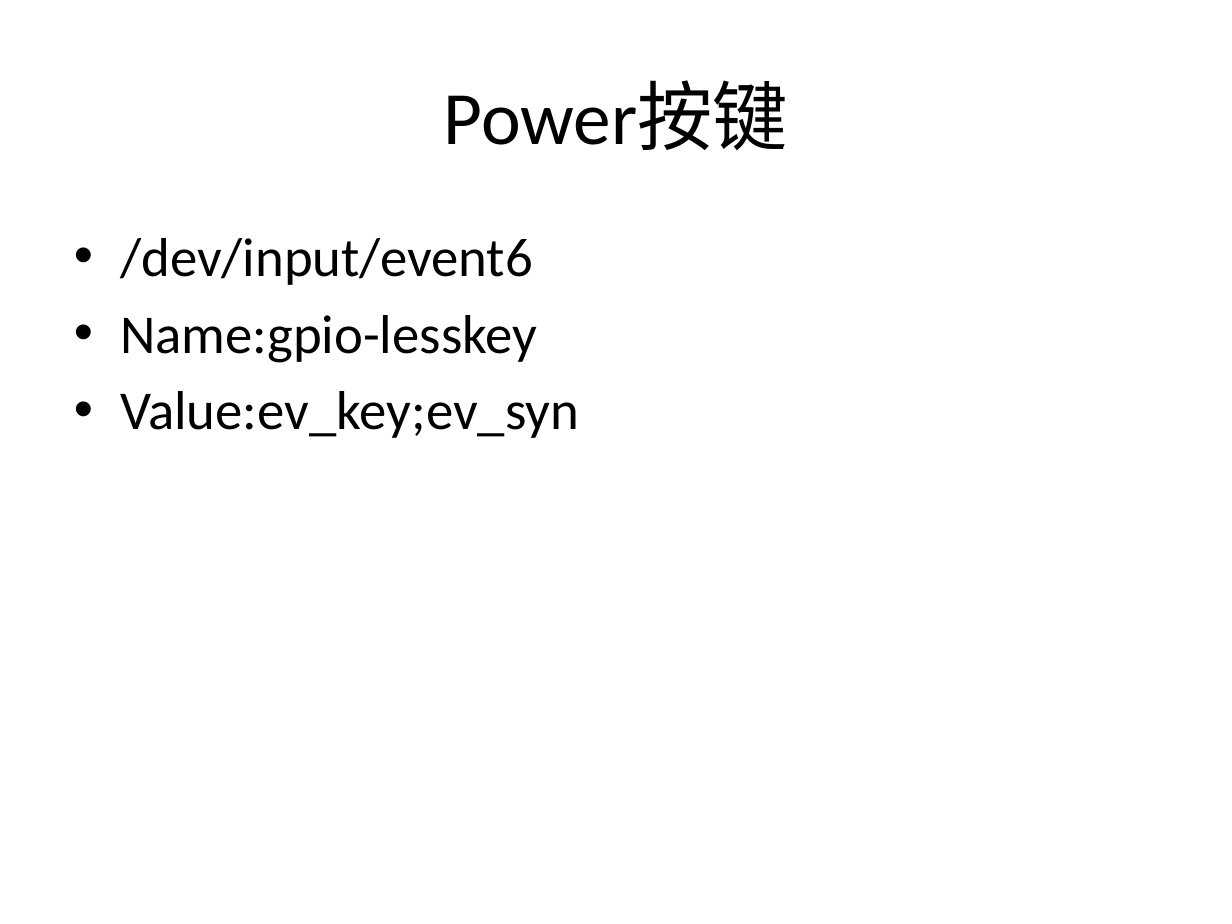
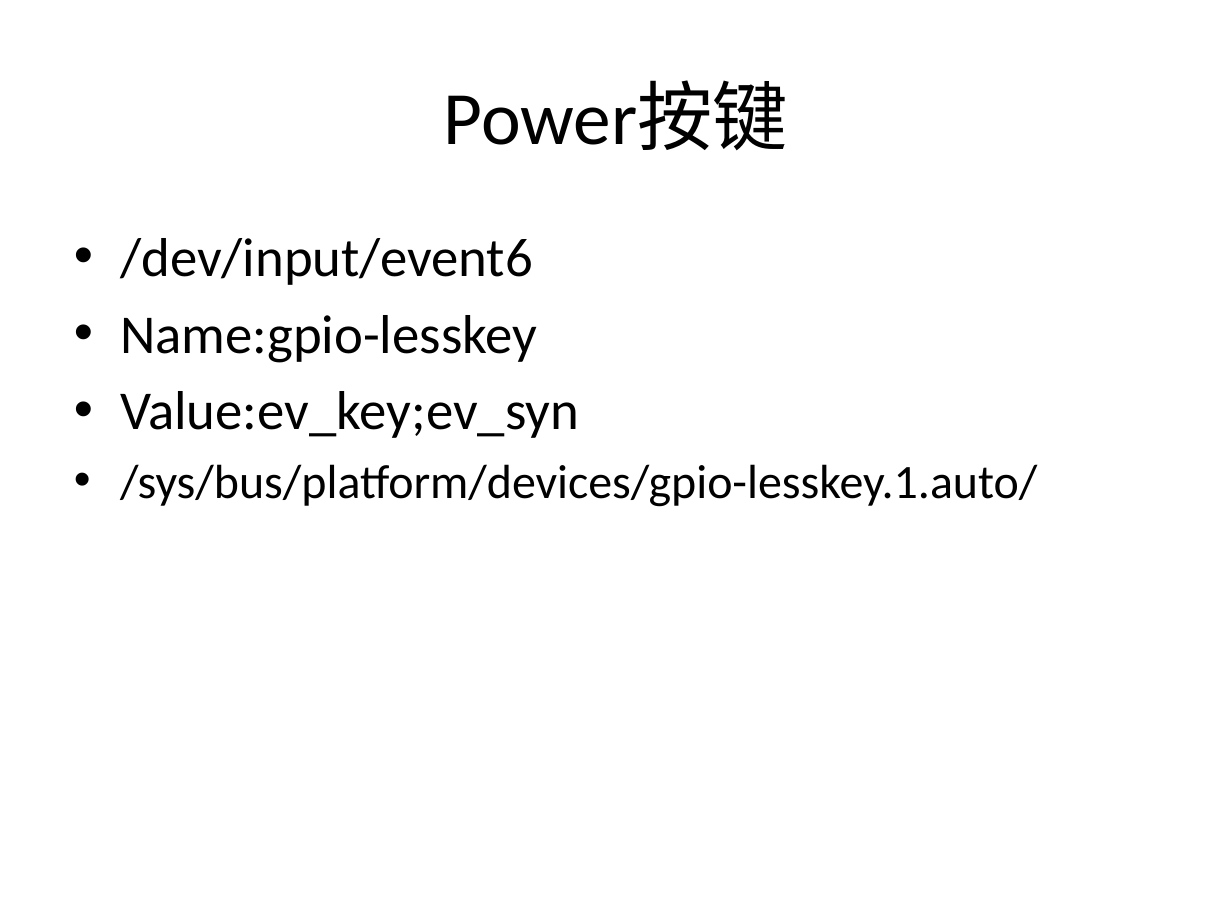
Before and after one commit to mazelinux/LENOVO, a slide deck: slide 3 of doc/Yeti_device_driver_list.pptx. Drawn at 1232x924 pixels with LibreOffice and Linux fonts; fonts in the diff are those of the drawing. Boxes give left, top, right and bottom in pixels: in the first picture for what was removed or moved away, otherwise in the second. Text is boxed around its words. In the diff, an @@ line names an element or a change of style, - is before the commit and + after.

```diff
--- a/doc/Yeti_device_driver_list.pptx
+++ b/doc/Yeti_device_driver_list.pptx
@@ text at <box>120,464,1037,507</box>: paragraph added @@
+  • /sys/bus/platform/devices/gpio-lesskey.1.auto/
```
Also in this commit, not shown: 8 other slides changed, 2 slides added, 1 other file.
